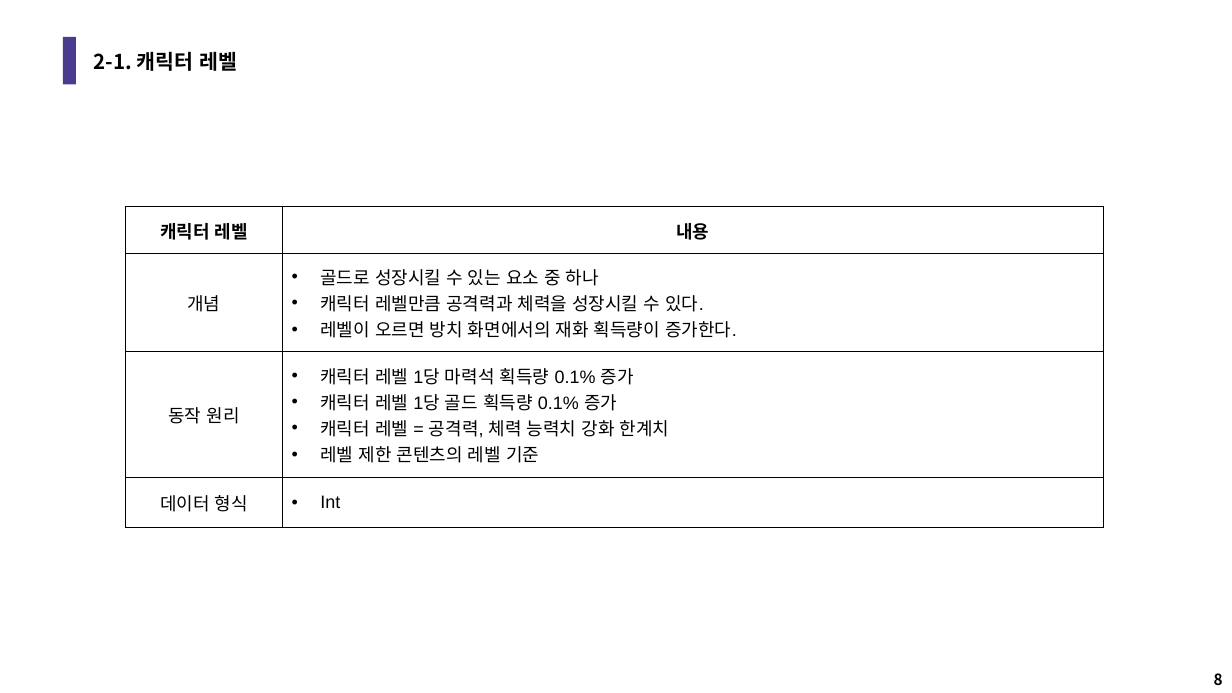
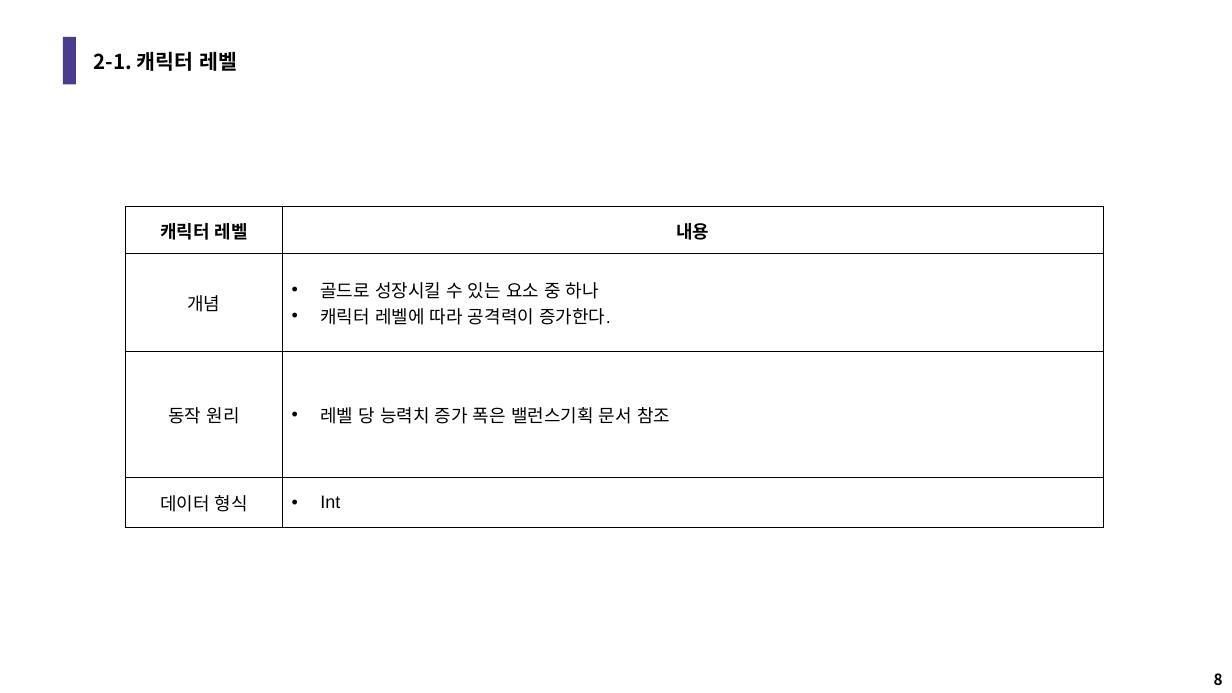
Before and after one commit to LuBly/Team_Pearl, a slide deck: slide 8 of GameDesign/팀펄_성장시스템기획.pptx. Drawn at 1232x693 pixels with LibreOffice and Linux fonts; fonts in the diff are those of the drawing. Boxes give left, top, right and bottom in pixels: in the first picture for what was removed or moved away, otherwise in the second. Text is boxed around its words. In the diff, an @@ line names an element or a change of style, - is before the commit and + after.

Commit message:
0714 기획문서 전체 최신화
- 0714 기준 기획문서 전체 최신화 완료

```diff
--- a/GameDesign/팀펄_성장시스템기획.pptx
+++ b/GameDesign/팀펄_성장시스템기획.pptx
@@ table at [126, 207, 1104, 528] @@
-row 2, column 2: 골드로 성장시킬 수 있는 요소 중 하나 / 캐릭터 레벨만큼 공격력과 체력을 성장시킬 수 있다. / 레벨이 오르면 방치 화면에서의 재화 획득량이 증가한다.
+row 2, column 2: 골드로 성장시킬 수 있는 요소 중 하나 / 캐릭터 레벨에 따라 공격력이 증가한다.
-row 3, column 2: 캐릭터 레벨 1당 마력석 획득량 0.1% 증가 / 캐릭터 레벨 1당 골드 획득량 0.1% 증가 / 캐릭터 레벨 = 공격력, 체력 능력치 강화 한계치 / 레벨 제한 콘텐츠의 레벨 기준
+row 3, column 2: 레벨 당 능력치 증가 폭은 밸런스기획 문서 참조
```
Also in this commit, not shown: 7 other slides changed, 5 other files.
